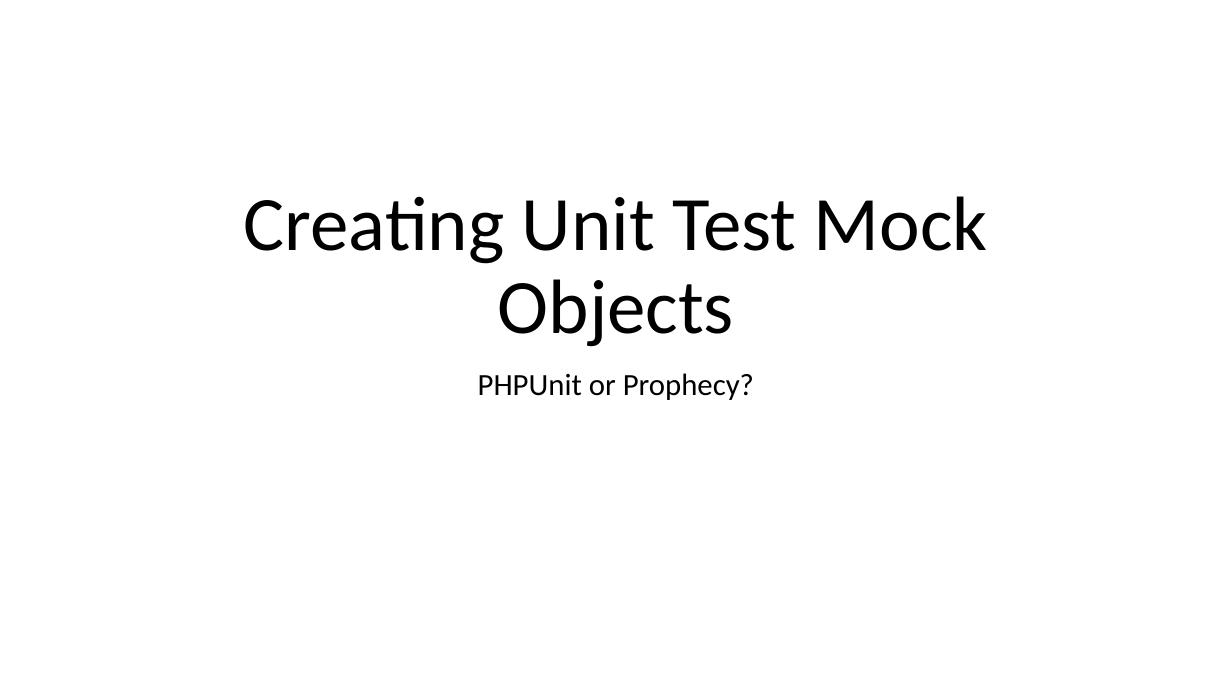
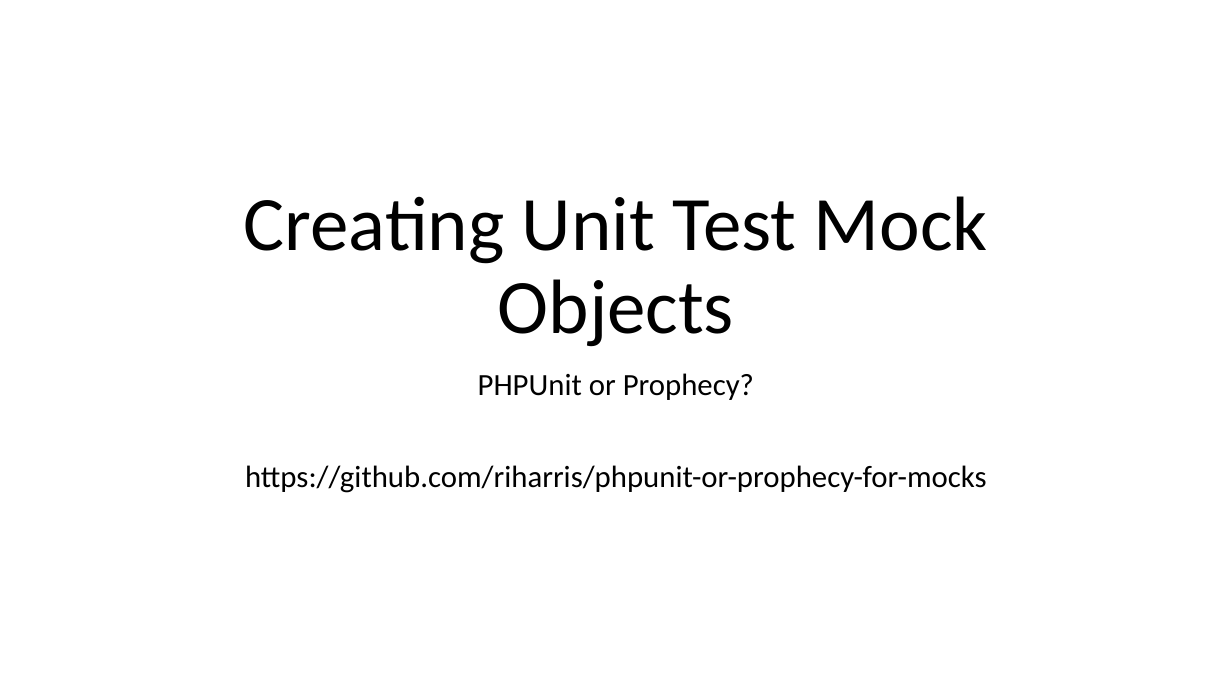
Before and after one commit to docljn/phpunit-or-prophecy-for-mocks, a slide deck: slide 1 of Creating Unit Test Mocks - PHPUnit or Prophecy.odp. Drawn at 1232x693 pixels with LibreOffice and Linux fonts; fonts in the diff are those of the drawing. Boxes give left, top, right and bottom in pixels: in the first picture for what was removed or moved away, otherwise in the second. Text is boxed around its words. In the diff, an @@ line names an element or a change of style, - is before the commit and + after.

```diff
--- a/Creating Unit Test Mocks - PHPUnit or Prophecy.odp
+++ b/Creating Unit Test Mocks - PHPUnit or Prophecy.odp
@@ subtitle at box(245, 465, 987, 493): paragraph added @@
+https://github.com/riharris/phpunit-or-prophecy-for-mocks
```
Also in this commit, not shown: 7 other slides changed, 2 slides added, 1 other file.
